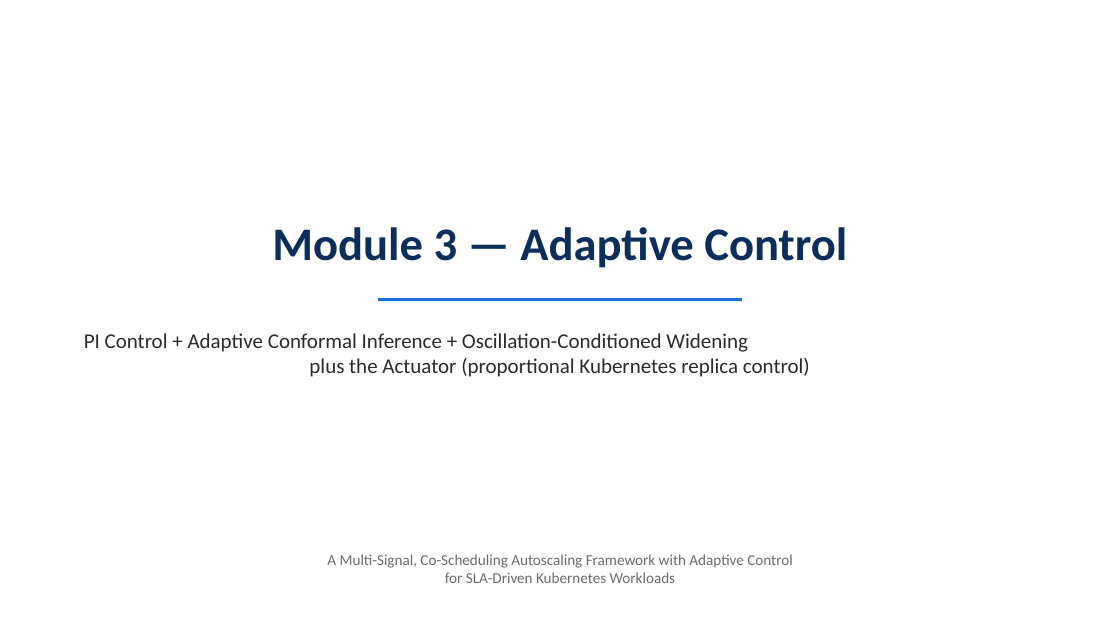
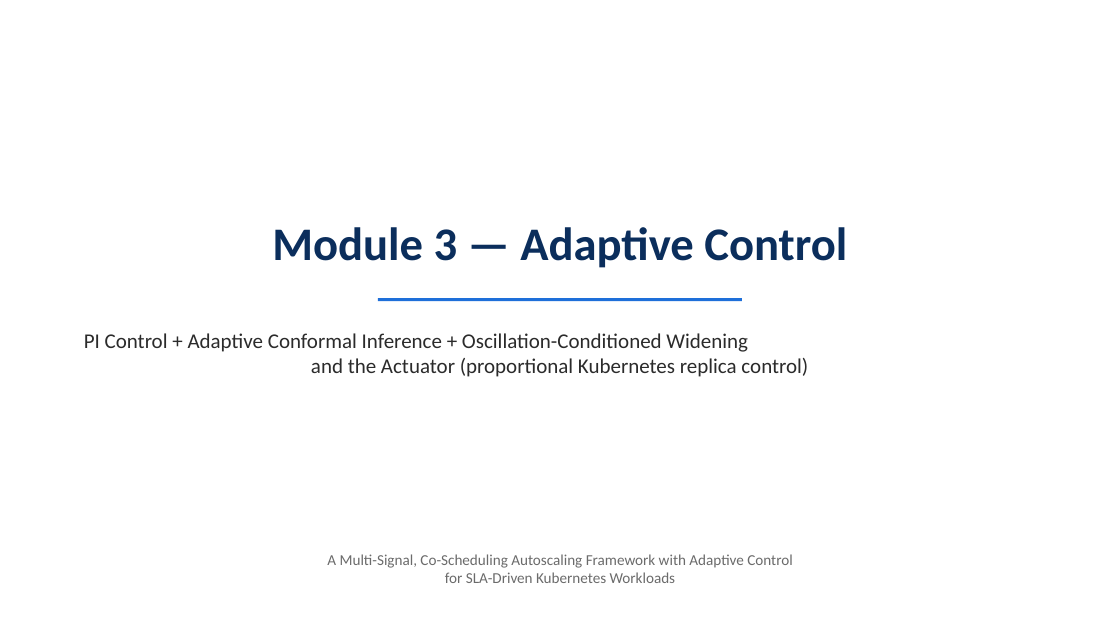
Before and after one commit to HarithaRandunu/Final_Year_Project_2026, a slide deck: slide 1 of docs/Module3_Actuator_Slides.pptx. Drawn at 1120x630 pixels with LibreOffice and Linux fonts; fonts in the diff are those of the drawing. Boxes give left, top, right and bottom in pixels: in the first picture for what was removed or moved away, otherwise in the second. Text is boxed around its words. In the diff, an @@ line names an element or a change of style, - is before the commit and + after.

```diff
--- a/docs/Module3_Actuator_Slides.pptx
+++ b/docs/Module3_Actuator_Slides.pptx
@@ text at (84,333,808,377): text changed @@
-PI Control + Adaptive Conformal Inference + Oscillation-Conditioned Widening
-plus the Actuator (proportional Kubernetes replica control)
+PI Control + Adaptive Conformal Inference + Oscillation-Conditioned Widening
+and the Actuator (proportional Kubernetes replica control)
```
Also in this commit, not shown: 11 other slides changed, 4 slides added, 1 slide removed, 12 other files.
